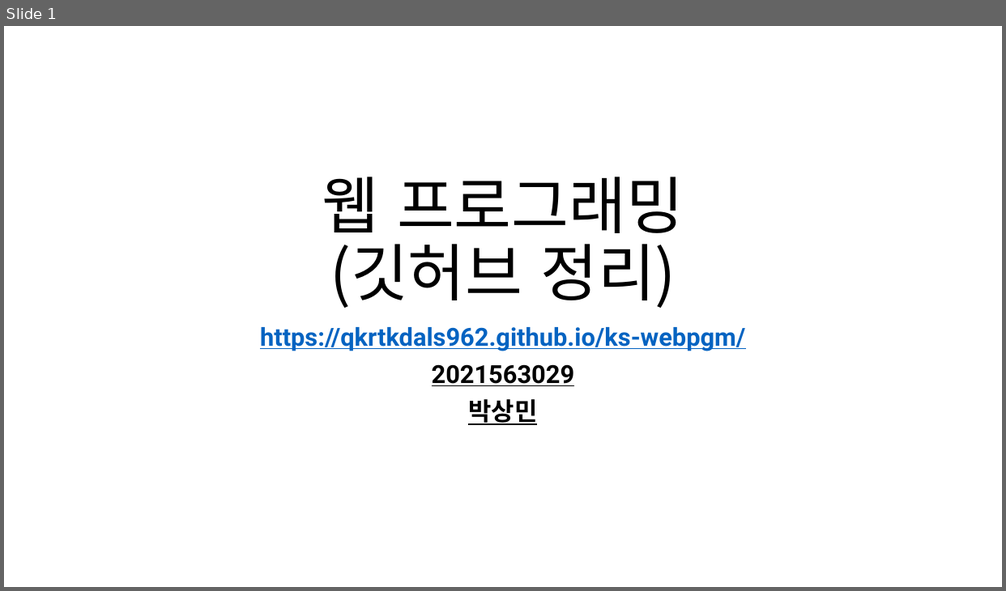
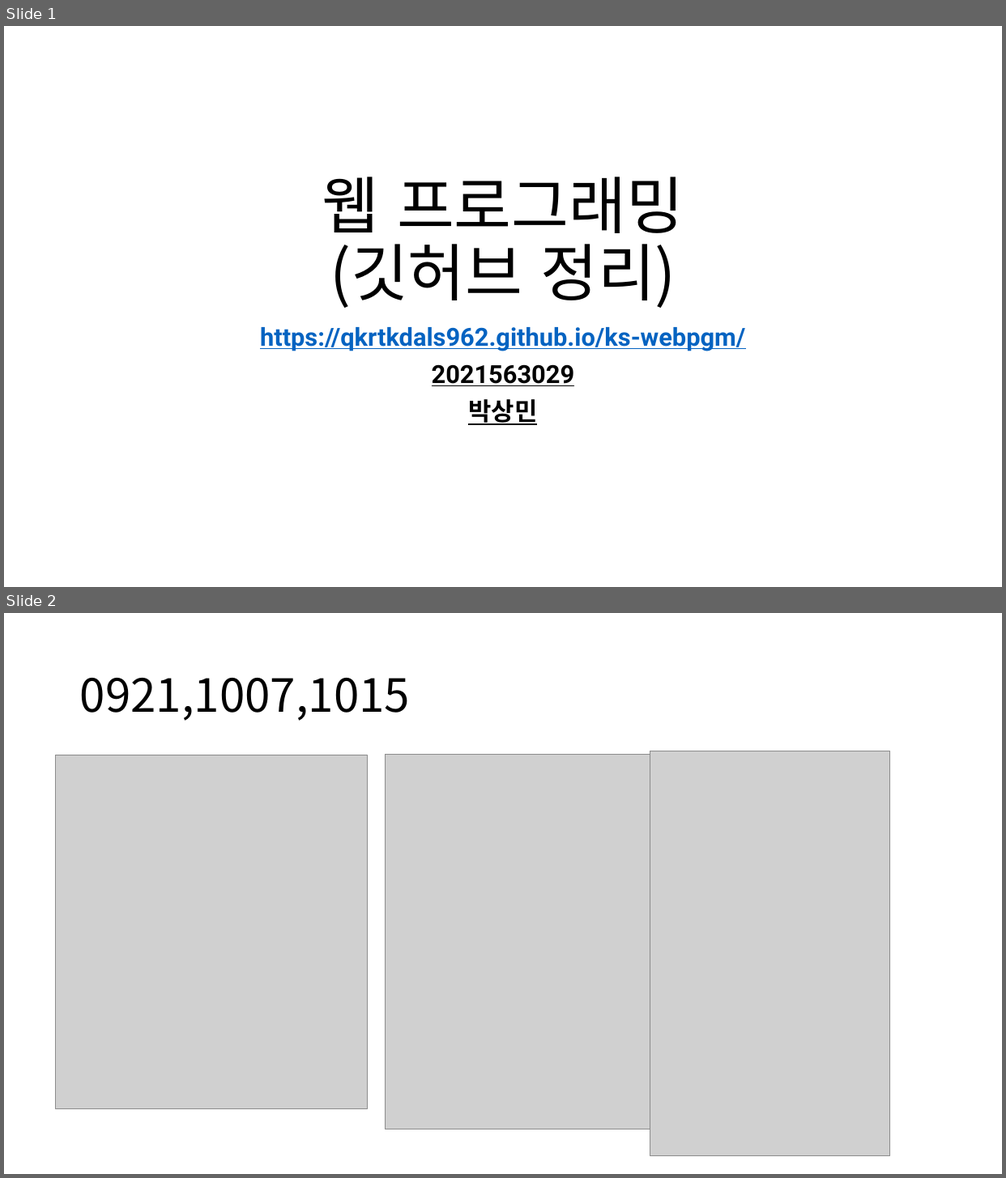
Before and after one commit to qkrtkdals962/ks-webpgm, a slide deck: 웹 프로그래밍.pptx. Shown one above the other, each under a label of ours: slide 1 before the commit, slides 1 and 2 after it. The pictures are 1006x591 and 1006x1178 pixels, drawn with LibreOffice and Linux fonts; fonts in the diff are those of the drawing; grey boxes stand for pictures. Boxes give left, top, right and bottom in pixels: in the first picture for what was removed or moved away, otherwise in the second. Text is boxed around its words. In the diff, an @@ line names an element or a change of style, - is before the commit and + after.

```diff
--- a/웹 프로그래밍.pptx
+++ b/웹 프로그래밍.pptx
@@ slide 2 added at [4, 613, 1002, 1174], background #FFFFFF @@
@@ title added at [80, 678, 410, 721], 44 pt, text #000000 @@
+0921,1007,1015
@@ picture added at [56, 755, 367, 1109] @@
@@ picture added at [385, 755, 650, 1129] @@
@@ picture added at [650, 752, 889, 1156] @@
```
Also in this commit, not shown: 1 slide changed, 2 other slides added, 7 slides removed, 19 other files.
